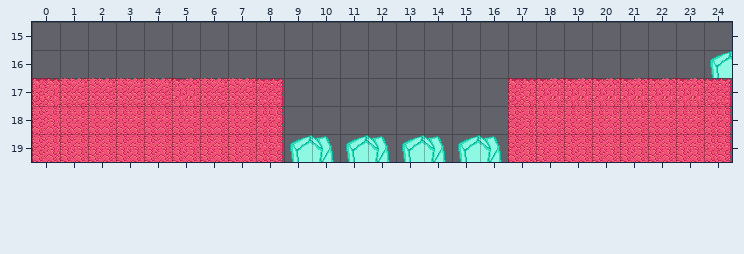
Two states of a Tiled map, lvl8/lvl8.tmx. That is the earlier state.
Cells are 32x32 px. Shown: x 0..24, y 15..19.
Once edited:
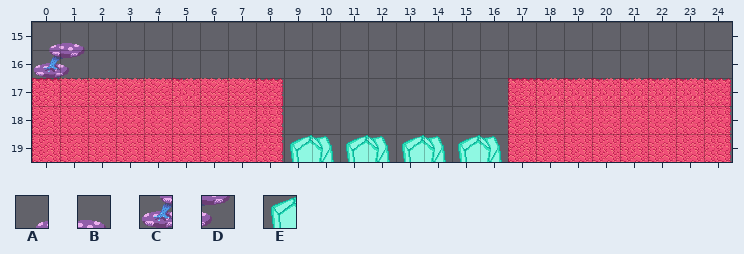
Key: from "tileset": A 38, B 39, C 46, D 47, E 72.
_ is an empty cell.
Diff:
Layer "Background":
y 15: x 0..1 __ -> AB
y 16: x 0..1 __ -> CD; x 24 E -> _
